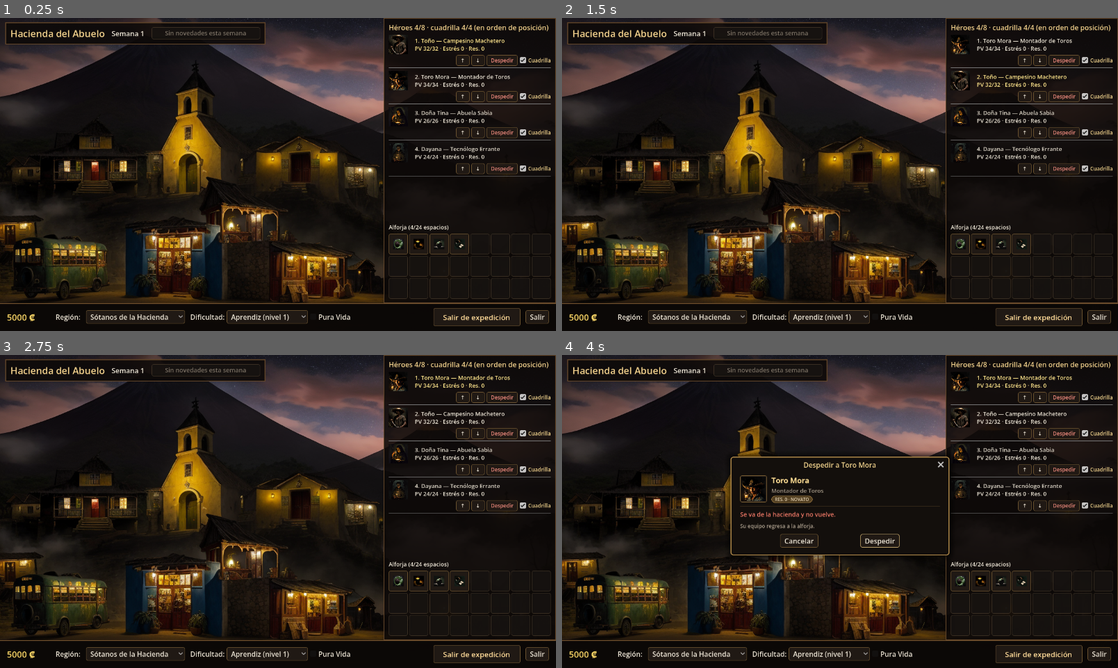
Above: before the commit, frames 1-4 (two rows, left to right).
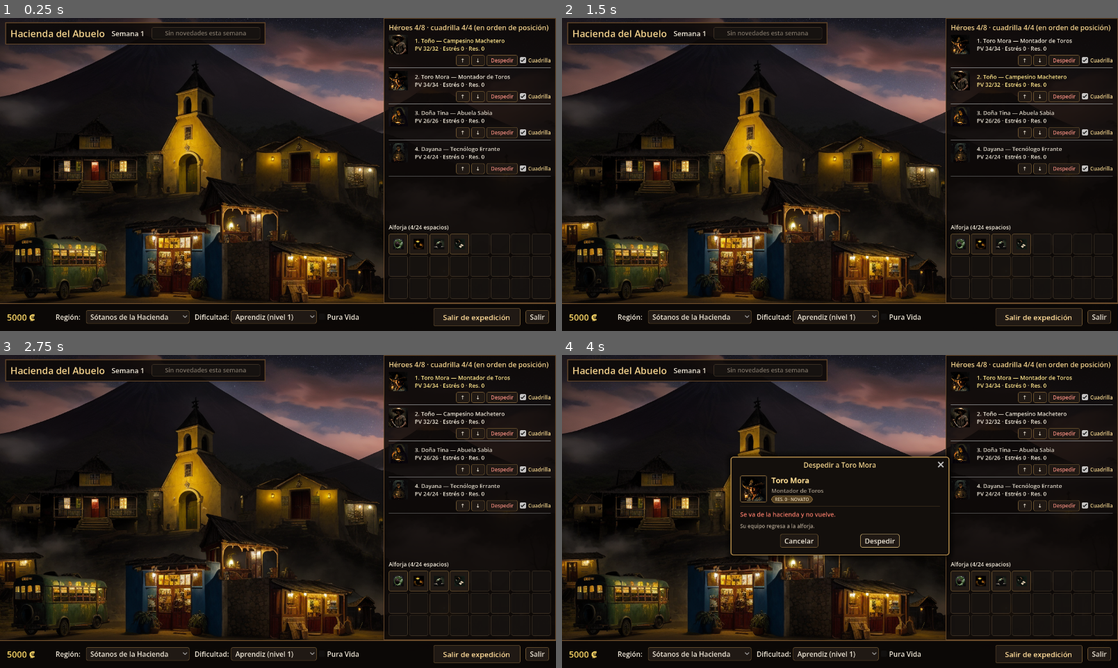
Above: after the commit, the same moments.

Repository: betexcr/darkest-tico
Game: Godot game, scene res://scenes/bootstrap/main.tscn
Same seed, same stepped clock (60 frames per second), same inputs: the game is played once before the commit and once after it.
Inputs:
- Up to frame 1 (0.25 s): no input
- Up to frame 2 (1.5 s): click "↑" at 0.5 s; click "↓" at 1.25 s
- Up to frame 3 (2.75 s): click "1. Toro Mora — Montador de To…" at 2 s
- Up to frame 4 (4 s): click "Despedir" at 2.75 s; click "Cuadrilla" at 3.5 s

The runs differ from the first frame. In frame 1, 0.4% of the frame differs, in the area x 32-65%, y 93-98%; in frame 2, 0.4%; in frame 3, 0.4%; in frame 4, 0.4%.

Commit message:
P4-18: visible scroll bars (the theme drew them 0 px wide)
Co-Authored-By: Claude Opus 5.5 <noreply@anthropic.com>
Claude-Session: https://claude.ai/code/session_01Cq1nnfCsSoxUJverGyPeCM

Diff:
--- a/scripts/ui/ui_theme.gd
+++ b/scripts/ui/ui_theme.gd
@@ -108,10 +108,20 @@
 	t.set_color("font_separator_color", "PopupMenu", C.MUTED)
 
 
+## Scroll bars are SCROLL_WIDTH px thick: a stylebox with no content margin draws a bar
+## with no width, so lists scrolled with the wheel but showed no bar (owner 2026-11-19).
+const SCROLL_WIDTH := 10.0
+
+
 static func _scroll(t: Theme, type: String) -> void:
-	var track := C.flat(Color(0.06, 0.05, 0.04, 0.6), Color(0, 0, 0, 0), 0, 4, 0)
-	t.set_stylebox("scroll", type, track)
-	t.set_stylebox("scroll_focus", type, track)
-	t.set_stylebox("grabber", type, C.flat(Color(EDGE, 0.8), Color(0, 0, 0, 0), 0, 4, 0))
-	t.set_stylebox("grabber_highlight", type, C.flat(C.BORDER, Color(0, 0, 0, 0), 0, 4, 0))
-	t.set_stylebox("grabber_pressed", type, C.flat(C.GOLD, Color(0, 0, 0, 0), 0, 4, 0))
+	var track := C.flat(Color(0.06, 0.05, 0.04, 0.85), Color(0, 0, 0, 0), 0, 4, 0)
+	t.set_stylebox("scroll", type, _thick(track))
+	t.set_stylebox("scroll_focus", type, _thick(track))
+	t.set_stylebox("grabber", type, _thick(C.flat(Color(EDGE, 0.9), Color(0, 0, 0, 0), 0, 4, 0)))
+	t.set_stylebox("grabber_highlight", type, _thick(C.flat(C.BORDER, Color(0, 0, 0, 0), 0, 4, 0)))
+	t.set_stylebox("grabber_pressed", type, _thick(C.flat(C.GOLD, Color(0, 0, 0, 0), 0, 4, 0)))
+
+
+static func _thick(sb: StyleBoxFlat) -> StyleBoxFlat:
+	sb.set_content_margin_all(SCROLL_WIDTH / 2.0)
+	return sb
Not shown, changed: docs/HANDOFF.md
